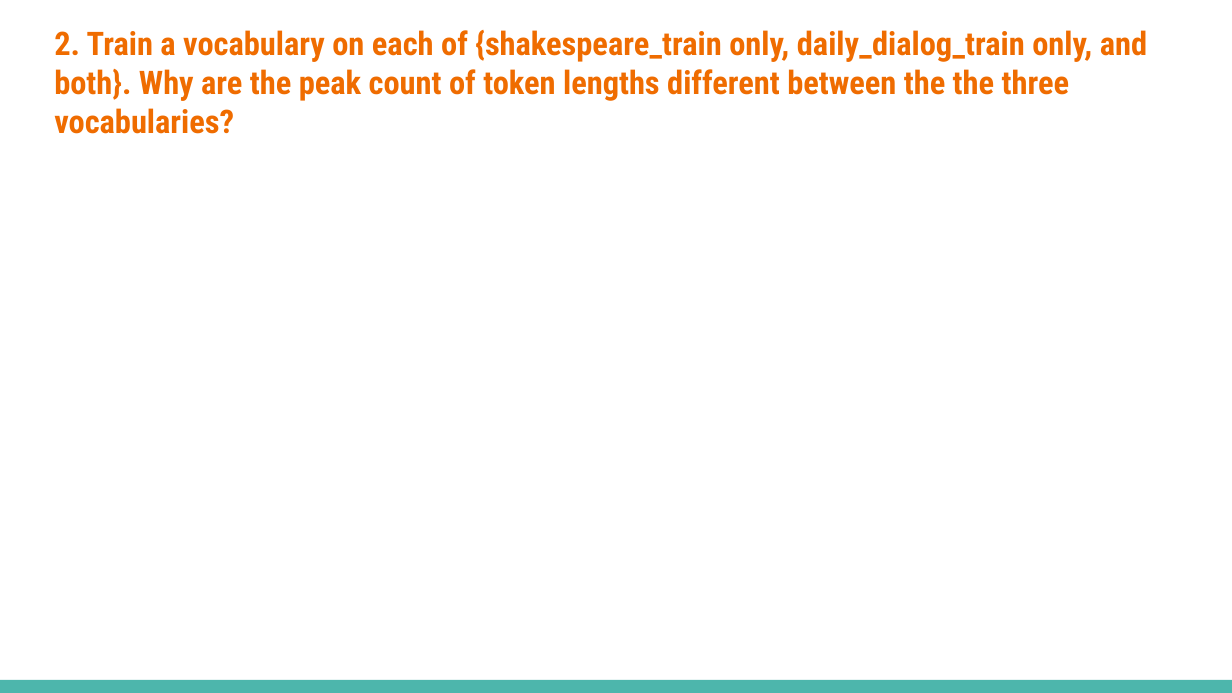
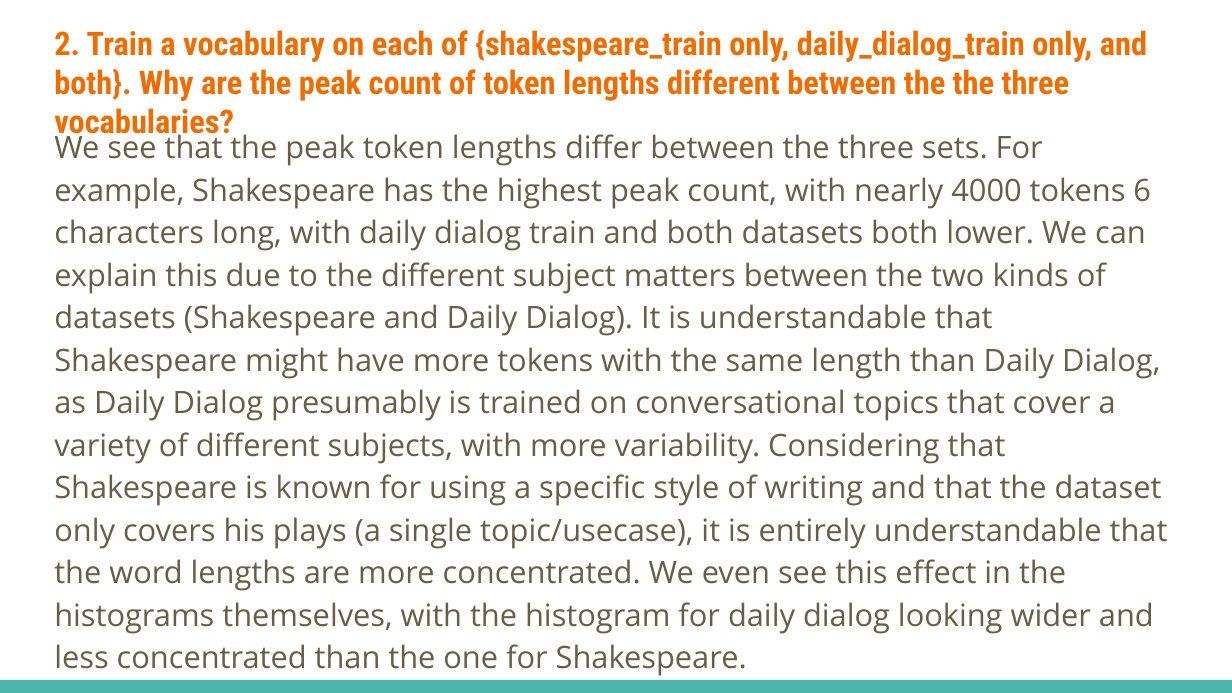
Before and after one commit to eding42/ece157b-hw1, a slide deck: slide 10 of Homework_1_Template.pptx. Drawn at 1232x693 pixels with LibreOffice and Linux fonts; fonts in the diff are those of the drawing. Boxes give left, top, right and bottom in pixels: in the first picture for what was removed or moved away, otherwise in the second. Text is boxed around its words. In the diff, an @@ line names an element or a change of style, - is before the commit and + after.

```diff
--- a/Homework_1_Template.pptx
+++ b/Homework_1_Template.pptx
@@ text added at box(54, 130, 1168, 676), 18 pt, text #695D46 @@
+We see that the peak token lengths differ between the three sets. For example, Shakespeare has the highest peak count, with nearly 4000 tokens 6 characters long, with daily dialog train and both datasets both lower. We can explain this due to the different subject matters between the two kinds of datasets (Shakespeare and Daily Dialog). It is understandable that Shakespeare might have more tokens with the same length than Daily Dialog, as Daily Dialog presumably is trained on conversational topics that cover a variety of different subjects, with more variability. Considering that Shakespeare is known for using a specific style of writing and that the dataset only covers his plays (a single topic/usecase), it is entirely understandable that the word lengths are more concentrated. We even see this effect in the histograms themselves, with the histogram for daily dialog looking wider and less concentrated than the one for Shakespeare.
```
Also in this commit, not shown: 1 other slide changed, 1 other file.
